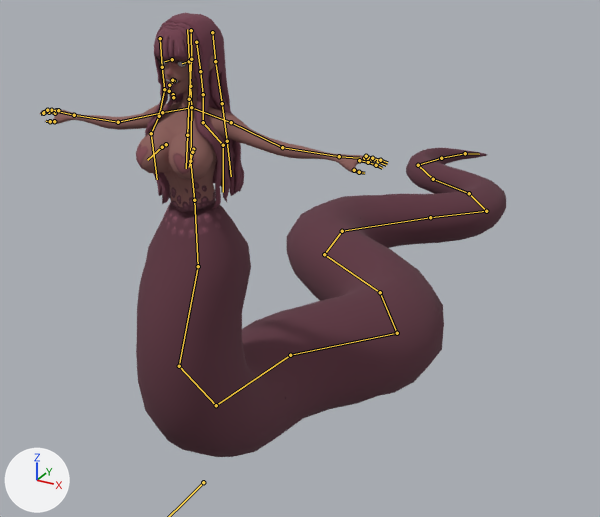
What one commit did to the Blender file actors/characters/enemies/bosses/lust/lust.blend.
Rendered twice from a 50 mm lens placed at (5.69, -7.58, 7.38), pointed at (-1.32, 5.17, 1.01). The axes (+X, +Y, +Z) are drawn at lower left. The lights are the same throughout. The bones that bend it are drawn over the model as lines.

Objects in the first picture: 'body', 'eyes', 'hair1', 'hair2', 'tail', 'tongue'.
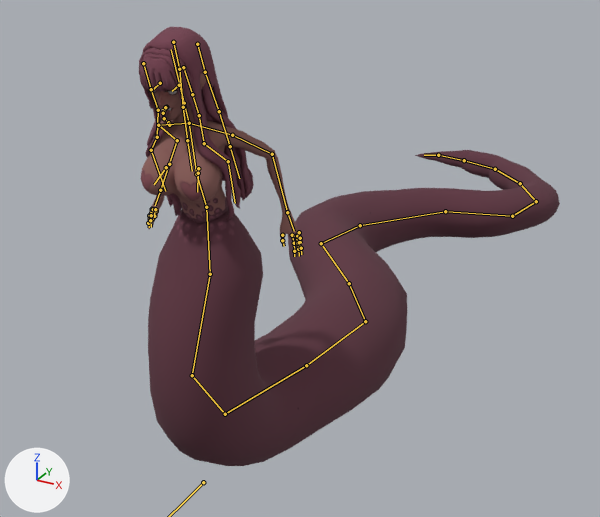
The newer file adds an action. The first version stands in its rest pose; the second is drawn at frame 20 of the action 'Slither'.

Changed parts and their boxes (x1, y1, x2, y2) in the pictures (600 x 517 px):
'tail', posed (11% wider): before (136, 148, 506, 457); after (148, 150, 560, 466)
'body', posed: before (40, 52, 388, 213); after (141, 49, 302, 258)
'hair1', posed (20% wider): before (148, 13, 244, 209); after (139, 27, 254, 221)
'hair2', posed (11% wider): before (145, 54, 235, 204); after (146, 72, 246, 216)
'eyes', posed: before (161, 60, 187, 67); after (151, 90, 177, 94)
bone 'hip', root to tip: before (194, 200) to (190, 161); after (206, 207) to (196, 174)
bone 'arm_l', root to tip: before (231, 122) to (282, 147); after (232, 135) to (272, 154)
bone 'forearm_l', root to tip: before (282, 147) to (339, 156); after (272, 154) to (287, 212)
bone 'arm_r', root to tip: before (162, 112) to (118, 122); after (158, 125) to (177, 140)
bone 'forearm_r', root to tip: before (118, 122) to (74, 115); after (177, 140) to (160, 190)
bone 'hip.001', root to tip: before (194, 200) to (198, 266); after (206, 207) to (210, 274)
bone 'hip.004', root to tip: before (216, 405) to (290, 355); after (225, 414) to (306, 365)
bone 'hip.005', root to tip: before (290, 355) to (397, 333); after (306, 365) to (365, 321)
bone 'hip.006', root to tip: before (397, 333) to (380, 292); after (365, 321) to (349, 283)
bone 'hip.007', root to tip: before (380, 292) to (324, 254); after (349, 283) to (321, 243)
bone 'hip.008', root to tip: before (324, 254) to (342, 231); after (321, 243) to (360, 225)
bone 'hip.009', root to tip: before (342, 231) to (430, 217); after (360, 225) to (445, 211)
bone 'hip.010', root to tip: before (430, 217) to (486, 211); after (445, 211) to (512, 216)
bone 'hip.011', root to tip: before (486, 211) to (469, 193); after (512, 216) to (536, 201)
bone 'hip.012', root to tip: before (469, 193) to (433, 179); after (536, 201) to (520, 183)
bone 'hip.013', root to tip: before (433, 179) to (418, 165); after (520, 183) to (495, 169)
bone 'hip.014', root to tip: before (418, 165) to (441, 158); after (495, 169) to (464, 160)
bone 'hip.015', root to tip: before (441, 158) to (465, 153); after (464, 160) to (438, 155)
bone 'hip.016', root to tip: before (465, 153) to (479, 154); after (438, 155) to (424, 155)

The change, as a list of edits to the scene's bpy script:
```text
Change bone_hip:
    where bone_hip = bpy.data.objects['Armature'].pose.bones['hip']  # child of 'Bone'
    bone_hip.location: (0.0, 0.0, 0.0) -> (0.22, -0.02, 0.07)
    bone_hip.rotation_quaternion: (1.0, 0.0, 0.0, 0.0) -> (0.989, 0.146, 0.022, -0.004)  # degrees (0, 0, 0) -> degrees (17, 3, 0)
Change bone_arm_l:
    where bone_arm_l = bpy.data.objects['Armature'].pose.bones['arm_l']  # child of 'shoulder_l'
    bone_arm_l.rotation_quaternion: (1.0, 0.0, 0.0, 0.0) -> (0.631, -0.054, 0.553, -0.541)  # degrees (0, 0, 0) -> degrees (-60, 40, -105)
Change bone_forearm_l:
    where bone_forearm_l = bpy.data.objects['Armature'].pose.bones['forearm_l']  # child of 'arm_l'
    bone_forearm_l.rotation_quaternion: (1.0, 0.0, 0.0, 0.0) -> (0.733, 0.383, -0.538, 0.163)  # degrees (0, 0, 0) -> degrees (72, -66, -25)
Change bone_arm_r:
    where bone_arm_r = bpy.data.objects['Armature'].pose.bones['arm_r']  # child of 'shoulder_r'
    bone_arm_r.rotation_quaternion: (1.0, 0.0, 0.0, 0.0) -> (0.631, -0.054, -0.553, 0.541)  # degrees (0, 0, 0) -> degrees (-60, -40, 105)
Change bone_forearm_r:
    where bone_forearm_r = bpy.data.objects['Armature'].pose.bones['forearm_r']  # child of 'arm_r'
    bone_forearm_r.rotation_quaternion: (1.0, 0.0, 0.0, 0.0) -> (0.733, 0.383, 0.538, -0.163)  # degrees (0, 0, 0) -> degrees (72, 66, 25)
Change bone_hip_001:
    where bone_hip_001 = bpy.data.objects['Armature'].pose.bones['hip.001']  # child of 'Bone'
    bone_hip_001.location: (0.0, 0.0, 0.0) -> (0.22, 0.03, -0.07)
    bone_hip_001.rotation_quaternion: (1.0, 0.0, 0.0, 0.0) -> (1.0, 0.0, -0.022, 0.0)  # degrees (0, 0, 0) -> degrees (0, -3, 0)
Change bone_hip_004:
    where bone_hip_004 = bpy.data.objects['Armature'].pose.bones['hip.004']  # child of 'hip.003'
    bone_hip_004.rotation_quaternion: (1.0, 0.0, 0.0, 0.0) -> (0.996, -0.003, -0.004, -0.064)  # degrees (0, 0, 0) -> degrees (0, 0, -7)
Change bone_hip_005:
    where bone_hip_005 = bpy.data.objects['Armature'].pose.bones['hip.005']  # child of 'hip.004'
    bone_hip_005.rotation_quaternion: (1.0, 0.0, 0.0, 0.0) -> (0.919, 0.022, -0.029, 0.271)  # degrees (0, 0, 0) -> degrees (2, -4, 33)
Change bone_hip_006:
    where bone_hip_006 = bpy.data.objects['Armature'].pose.bones['hip.006']  # child of 'hip.005'
    bone_hip_006.rotation_quaternion: (1.0, 0.0, 0.0, 0.0) -> (0.934, 0.044, -0.001, -0.215)  # degrees (0, 0, 0) -> degrees (5, 1, -26)
Change bone_hip_007:
    where bone_hip_007 = bpy.data.objects['Armature'].pose.bones['hip.007']  # child of 'hip.006'
    bone_hip_007.rotation_quaternion: (1.0, 0.0, 0.0, 0.0) -> (0.952, 0.031, -0.002, -0.143)  # degrees (0, 0, 0) -> degrees (4, 0, -17)
Change bone_hip_008:
    where bone_hip_008 = bpy.data.objects['Armature'].pose.bones['hip.008']  # child of 'hip.007'
    bone_hip_008.rotation_quaternion: (1.0, 0.0, 0.0, 0.0) -> (0.998, 0.011, 0.001, -0.046)  # degrees (0, 0, 0) -> degrees (1, 0, -5)
Change bone_hip_009:
    where bone_hip_009 = bpy.data.objects['Armature'].pose.bones['hip.009']  # child of 'hip.008'
    bone_hip_009.rotation_quaternion: (1.0, 0.0, 0.0, 0.0) -> (0.889, -0.053, 0.011, 0.17)  # degrees (0, 0, 0) -> degrees (-6, 3, 22)
Change bone_hip_010:
    where bone_hip_010 = bpy.data.objects['Armature'].pose.bones['hip.010']  # child of 'hip.009'
    bone_hip_010.rotation_quaternion: (1.0, 0.0, 0.0, 0.0) -> (0.968, 0.093, 0.017, -0.213)  # degrees (0, 0, 0) -> degrees (10, 4, -24)
Change bone_hip_011:
    where bone_hip_011 = bpy.data.objects['Armature'].pose.bones['hip.011']  # child of 'hip.010'
    bone_hip_011.rotation_quaternion: (1.0, 0.0, 0.0, 0.0) -> (0.977, 0.11, 0.004, -0.107)  # degrees (0, 0, 0) -> degrees (13, 2, -12)
Change bone_hip_012:
    where bone_hip_012 = bpy.data.objects['Armature'].pose.bones['hip.012']  # child of 'hip.011'
    bone_hip_012.rotation_quaternion: (1.0, 0.0, 0.0, 0.0) -> (0.949, -0.073, 0.003, 0.081)  # degrees (0, 0, 0) -> degrees (-9, 1, 10)
Change bone_hip_013:
    where bone_hip_013 = bpy.data.objects['Armature'].pose.bones['hip.013']  # child of 'hip.012'
    bone_hip_013.rotation_quaternion: (1.0, 0.0, 0.0, 0.0) -> (0.926, -0.242, 0.026, 0.24)  # degrees (0, 0, 0) -> degrees (-27, 10, 27)
Change bone_hip_014:
    where bone_hip_014 = bpy.data.objects['Armature'].pose.bones['hip.014']  # child of 'hip.013'
    bone_hip_014.rotation_quaternion: (1.0, 0.0, 0.0, 0.0) -> (0.763, -0.47, -0.005, 0.405)  # degrees (0, 0, 0) -> degrees (-54, 23, 44)
Change bone_hip_015:
    where bone_hip_015 = bpy.data.objects['Armature'].pose.bones['hip.015']  # child of 'hip.014'
    bone_hip_015.rotation_quaternion: (1.0, 0.0, 0.0, 0.0) -> (0.849, -0.301, 0.027, 0.281)  # degrees (0, 0, 0) -> degrees (-35, 14, 32)
Change bone_hip_016:
    where bone_hip_016 = bpy.data.objects['Armature'].pose.bones['hip.016']  # child of 'hip.015'
    bone_hip_016.rotation_quaternion: (1.0, 0.0, 0.0, 0.0) -> (0.933, -0.174, -0.012, 0.179)  # degrees (0, 0, 0) -> degrees (-21, 2, 21)
```
